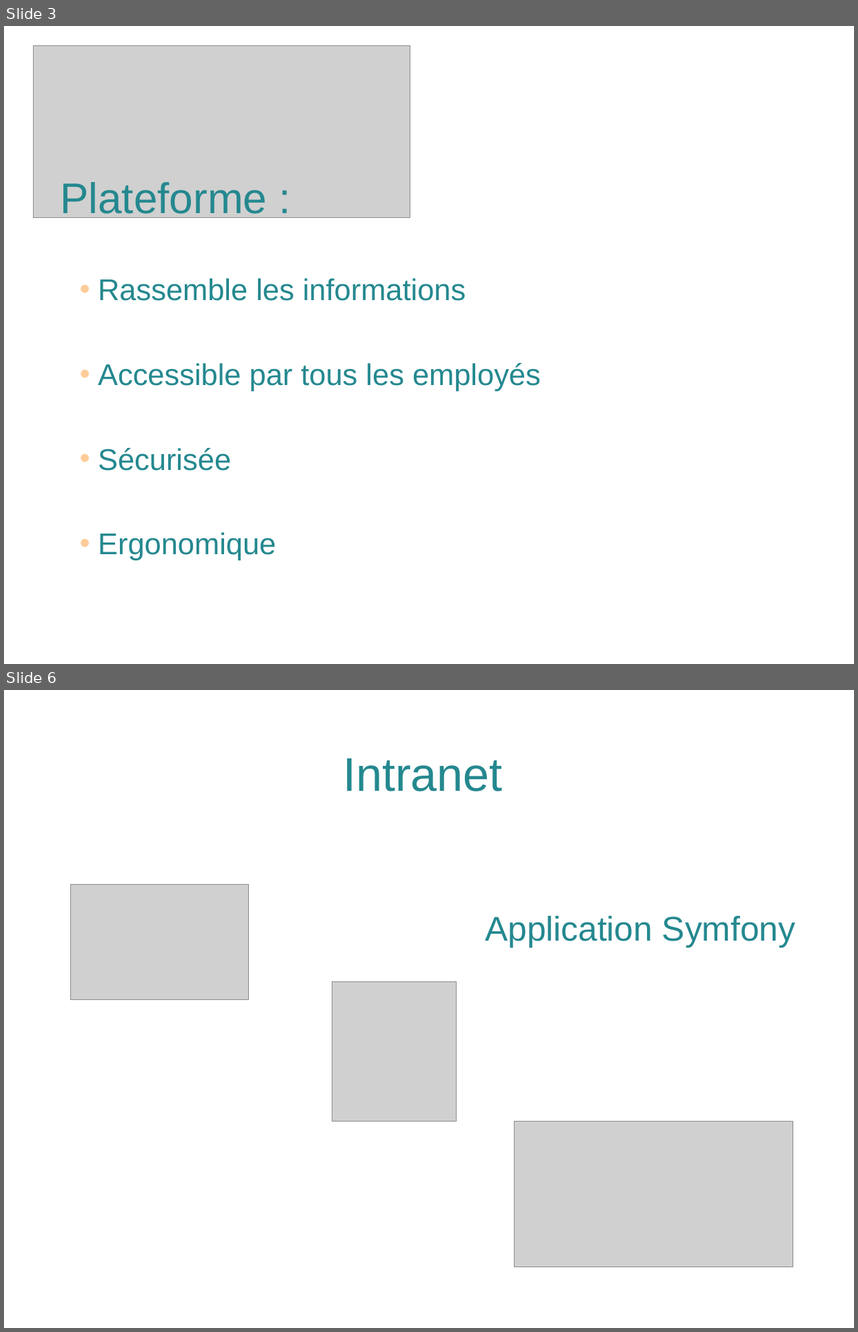
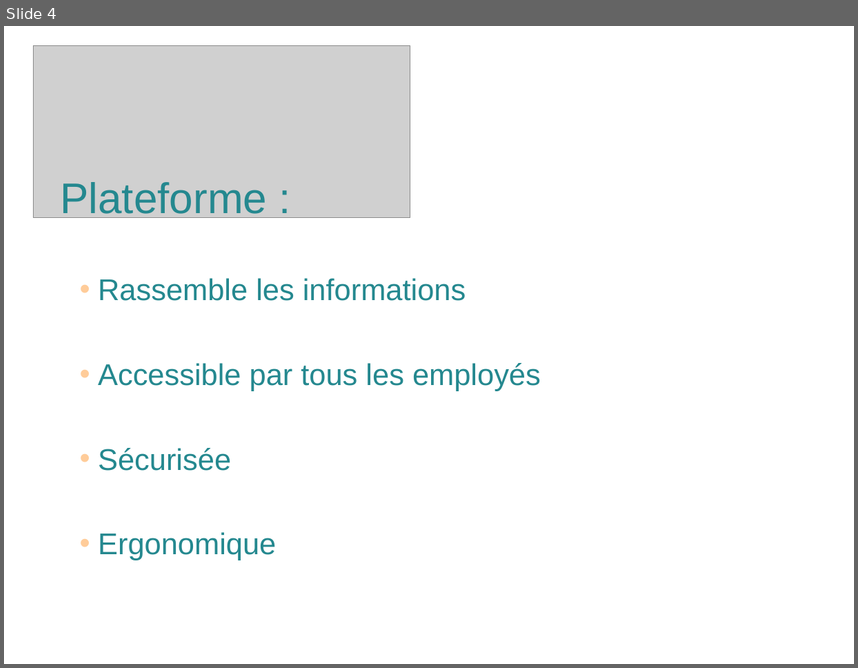
Before and after one commit to solenehuault/projets_certif, a slide deck: FACE/slides-face.odp. Shown one above the other, each under a label of ours: slides 3 and 6 before the commit, slide 4 after it; the slides between them are not shown. The pictures are 858x1332 and 858x668 pixels, drawn with LibreOffice and Linux fonts; fonts in the diff are those of the drawing; grey boxes stand for pictures. Boxes give left, top, right and bottom in pixels: in the first picture for what was removed or moved away, otherwise in the second. Text is boxed around its words. In the diff, an @@ line names an element or a change of style, - is before the commit and + after.

```diff
--- a/FACE/slides-face.odp
+++ b/FACE/slides-face.odp
@@ slide 6 removed at (4, 690, 854, 1328), background #FFFFFF @@
@@ title removed at (343, 758, 502, 791) @@
-Intranet
@@ picture removed at (71, 885, 250, 1000) @@
@@ text removed at (485, 916, 795, 947) @@
-Application Symfony
@@ picture removed at (332, 982, 457, 1121) @@
@@ picture removed at (514, 1121, 793, 1266) @@
@@ what was slide 3 is now slide 4 @@
```
Also in this commit, not shown: 5 slides changed, 6 slides added, 1 other slide removed.
